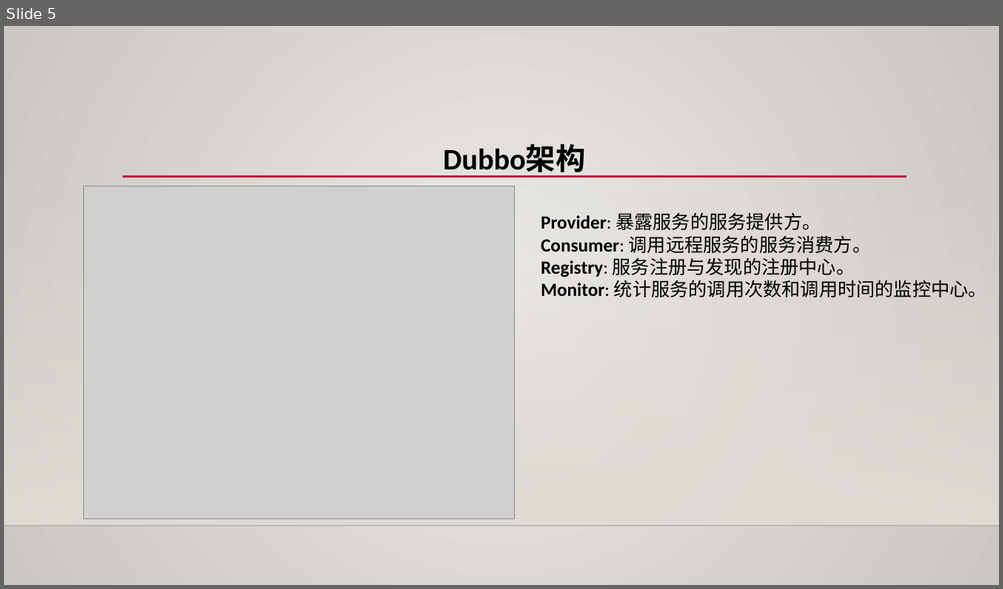
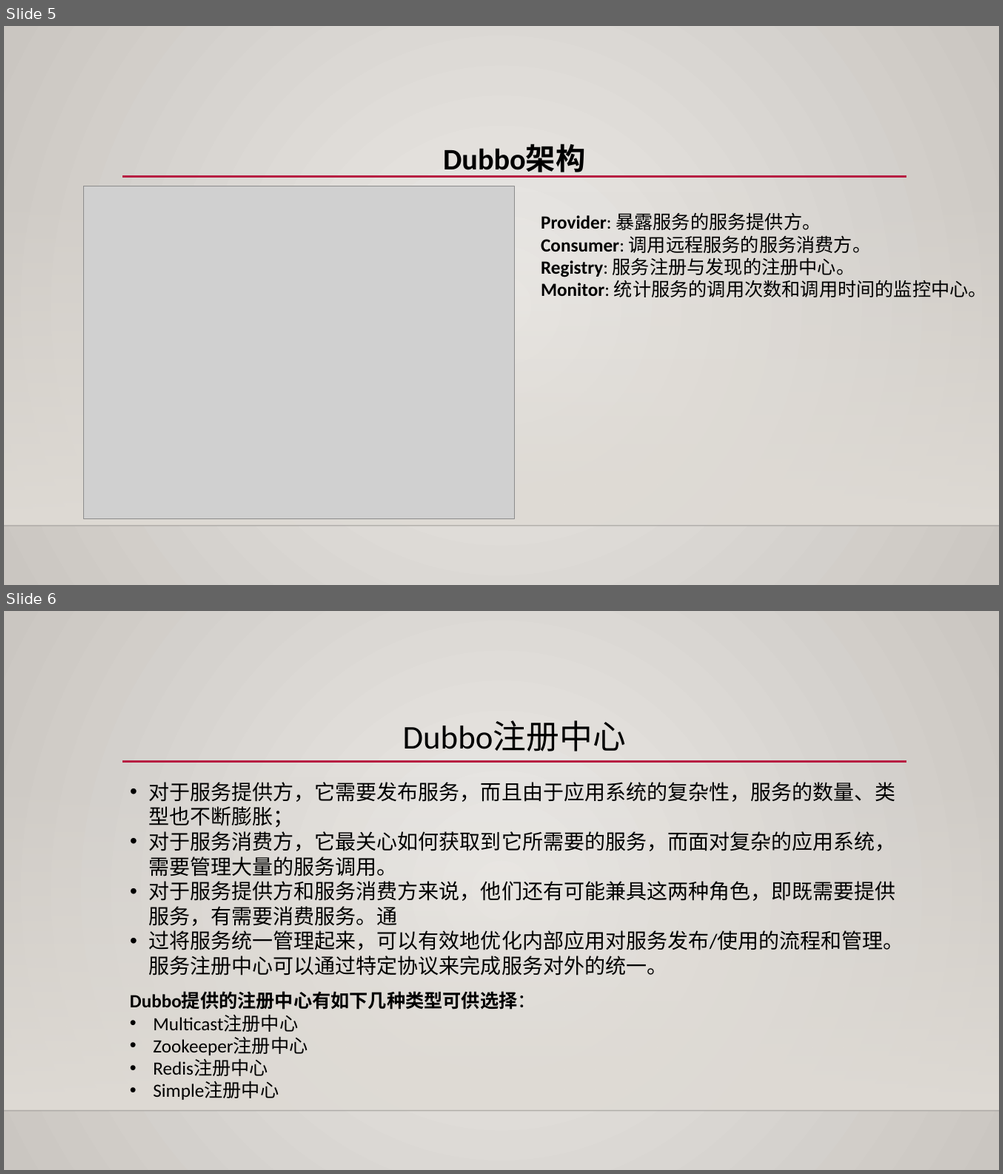
Before and after one commit to fxmayl/dubbo, a slide deck: 微服务架构之Dubbo入门介绍.pptx. Shown one above the other, each under a label of ours: slide 5 before the commit, slides 5 and 6 after it. The pictures are 1003x589 and 1003x1174 pixels, drawn with LibreOffice and Linux fonts; fonts in the diff are those of the drawing; grey boxes stand for pictures; background and template pictures are left out. Boxes give left, top, right and bottom in pixels: in the first picture for what was removed or moved away, otherwise in the second. Text is boxed around its words. In the diff, an @@ line names an element or a change of style, - is before the commit and + after.

```diff
--- a/微服务架构之Dubbo入门介绍.pptx
+++ b/微服务架构之Dubbo入门介绍.pptx
@@ slide 6 added at (4,611,999,1170), background gradient #ECEAE7 to #CAC7C1; not listed: 3 template elements that a slide beside it also shows @@
@@ title added at (403,721,626,752), 32 pt, text #000000 @@
+Dubbo注册中心
@@ text added at (148,782,904,976), 20 pt, text #000000 @@
+• 对于服务提供方，它需要发布服务，而且由于应用系统的复杂性，服务的数量、类型也不断膨胀；
+• 对于服务消费方，它最关心如何获取到它所需要的服务，而面对复杂的应用系统，需要管理大量的服务调用。
+• 对于服务提供方和服务消费方来说，他们还有可能兼具这两种角色，即既需要提供服务，有需要消费服务。通
+• 过将服务统一管理起来，可以有效地优化内部应用对服务发布/使用的流程和管理。服务注册中心可以通过特定协议来完成服务对外的统一。
@@ text added at (130,993,536,1100), 18 pt, text #000000 @@
+Dubbo提供的注册中心有如下几种类型可供选择：
+• Multicast注册中心
+• Zookeeper注册中心
+• Redis注册中心
+• Simple注册中心
```
Also in this commit, not shown: 1 other slide added.
